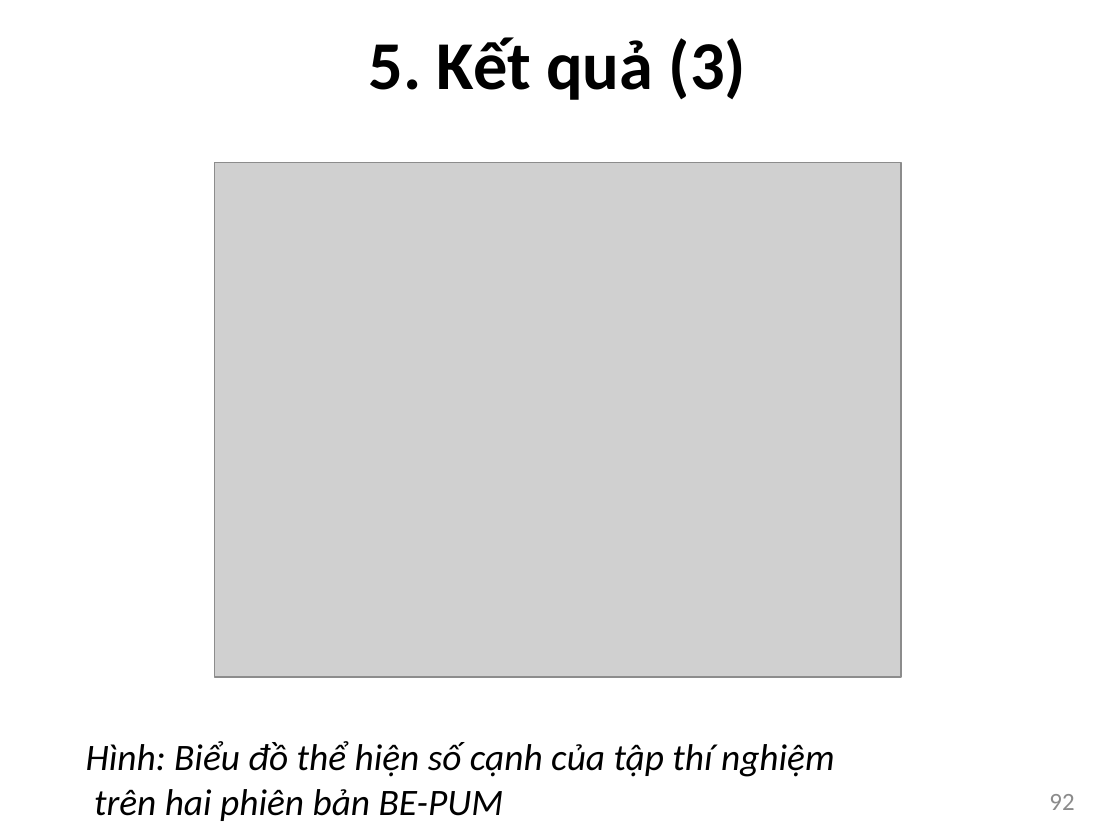
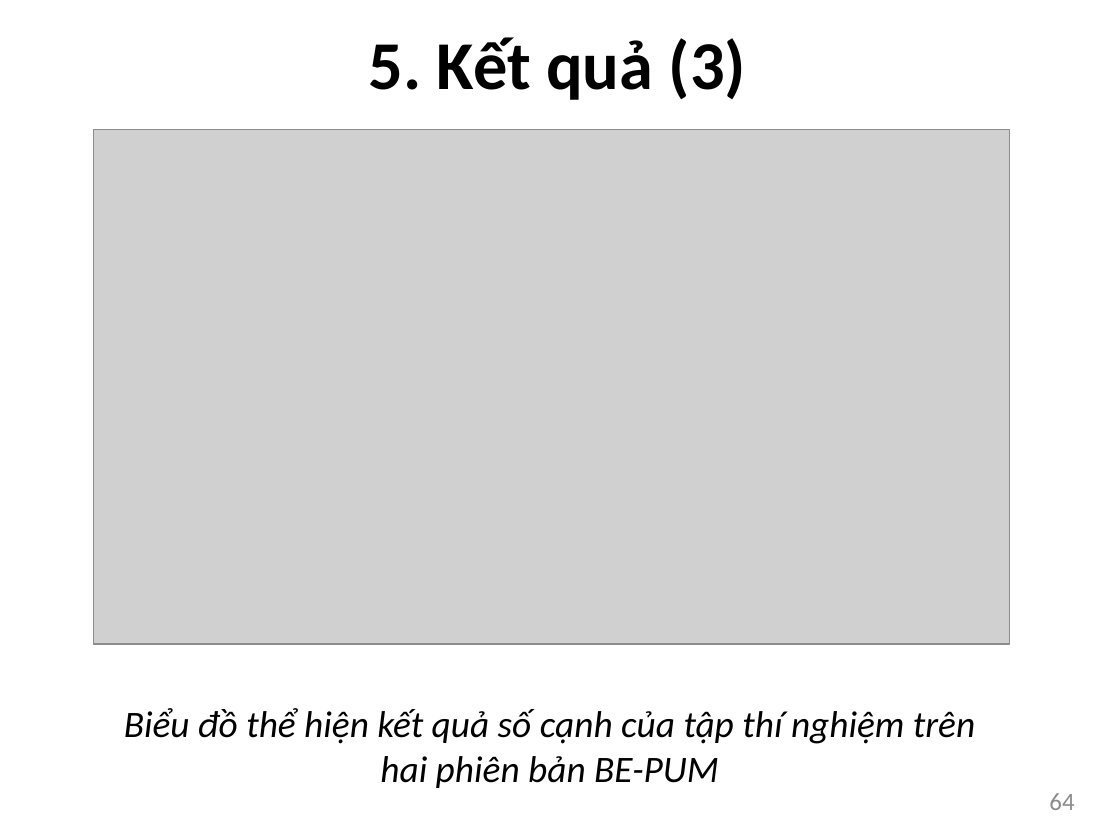
Before and after one commit to bntam/LVTN, a slide deck: slide 64 of Slide/Slide.pptx (slide 92 before the commit). Drawn at 1120x840 pixels with LibreOffice and Linux fonts; fonts in the diff are those of the drawing; grey boxes stand for pictures. Boxes give left, top, right and bottom in pixels: in the first picture for what was removed or moved away, otherwise in the second. Text is boxed around its words. In the diff, an @@ line names an element or a change of style, - is before the commit and + after.

```diff
--- a/Slide/Slide.pptx
+++ b/Slide/Slide.pptx
@@ picture: place and size @@
-picture at (214, 162, 900, 676)
+picture at (94, 130, 1010, 644)
@@ text at (124, 708, 975, 788): text changed @@
-Hình: Biểu đồ thể hiện số cạnh của tập thí nghiệm
-trên hai phiên bản BE-PUM
+Biểu đồ thể hiện kết quả số cạnh của tập thí nghiệm trên
+hai phiên bản BE-PUM
@@ page number at (1049, 793, 1074, 810): text changed @@
-92
+64
```
Also in this commit, not shown: 53 other slides changed, 7 slides added, 34 slides removed.
